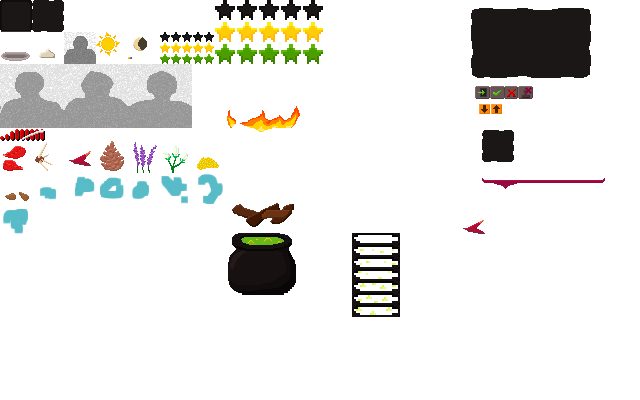
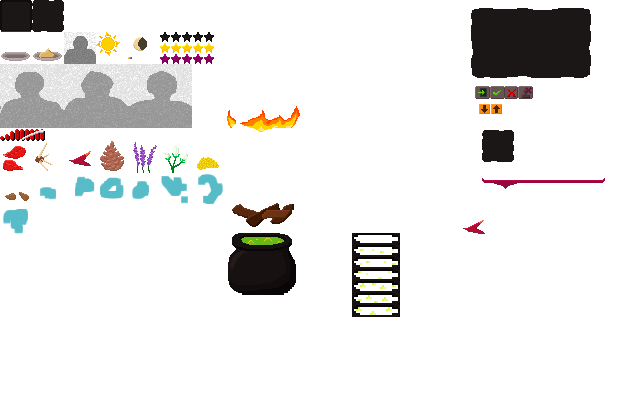
The second 640 x 400 image is a revision of the first. Changes to its layers:
removed layer "Pasted Layer" over [215, 0, 323, 64]
painted on "Background copy" over [33, 48, 214, 64]
